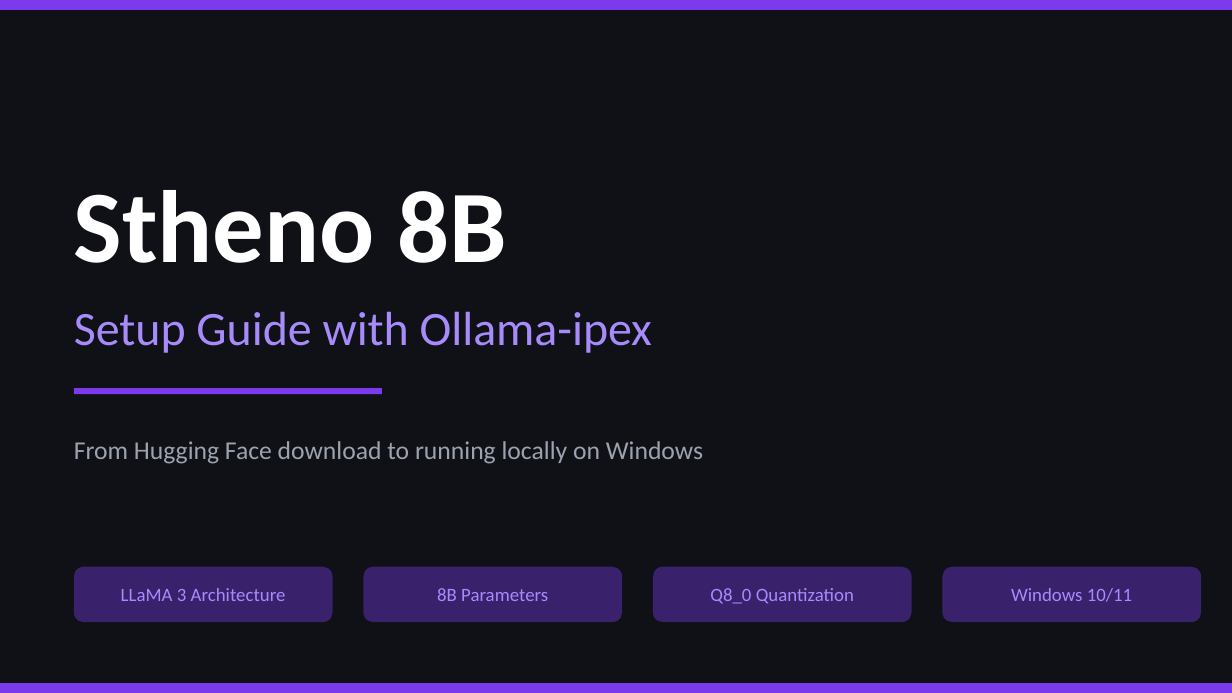
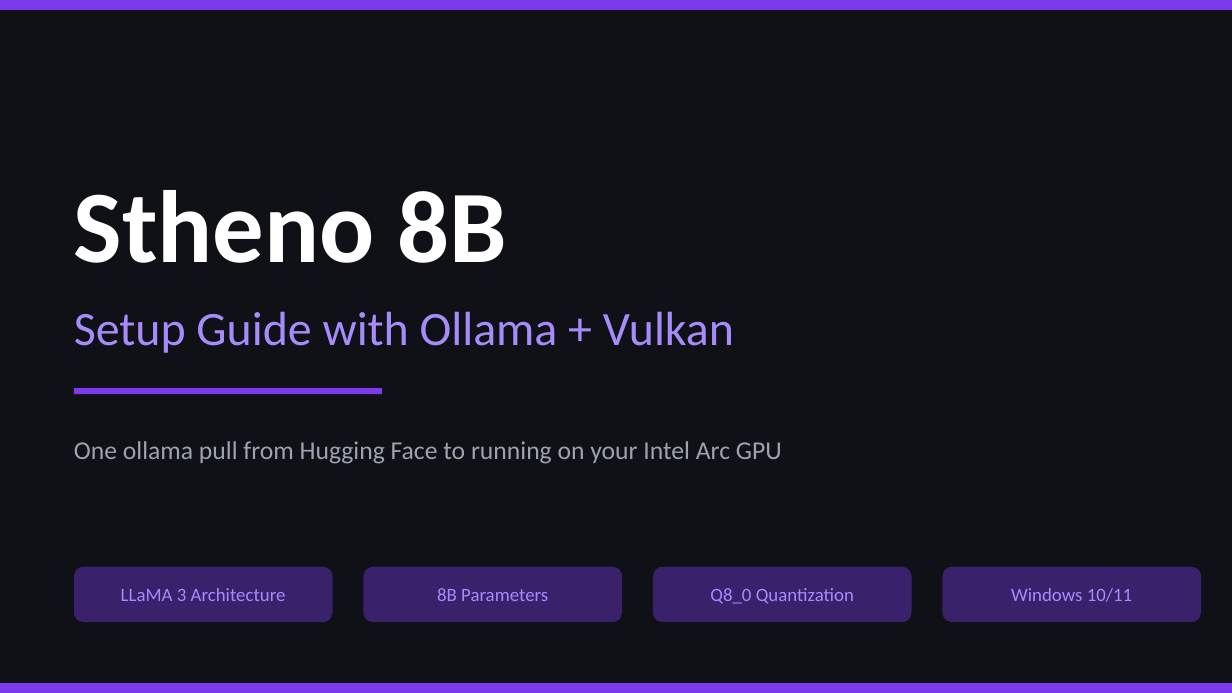
Before and after one commit to Adithya210207/personality-ai-chatbot, a slide deck: slide 1 of Documentary/Stheno_Ollama_Setup_Guide_for_my_Chatbots_backend (2).pptx. Drawn at 1232x693 pixels with LibreOffice and Linux fonts; fonts in the diff are those of the drawing. Boxes give left, top, right and bottom in pixels: in the first picture for what was removed or moved away, otherwise in the second. Text is boxed around its words. In the diff, an @@ line names an element or a change of style, - is before the commit and + after.

Commit message:
Update documentation, setup guide with Vulkan GPU instructions, and add sample chat histories

```diff
--- a/Documentary/Stheno_Ollama_Setup_Guide_for_my_Chatbots_backend (2).pptx
+++ b/Documentary/Stheno_Ollama_Setup_Guide_for_my_Chatbots_backend (2).pptx
@@ text at box(74, 311, 734, 353): text changed @@
-Setup Guide with Ollama-ipex
+Setup Guide with Ollama + Vulkan
@@ text at box(74, 441, 782, 464): text changed @@
-From Hugging Face download to running locally on Windows
+One ollama pull from Hugging Face to running on your Intel Arc GPU
```
Also in this commit, not shown: 10 other slides changed, 11 other files.
